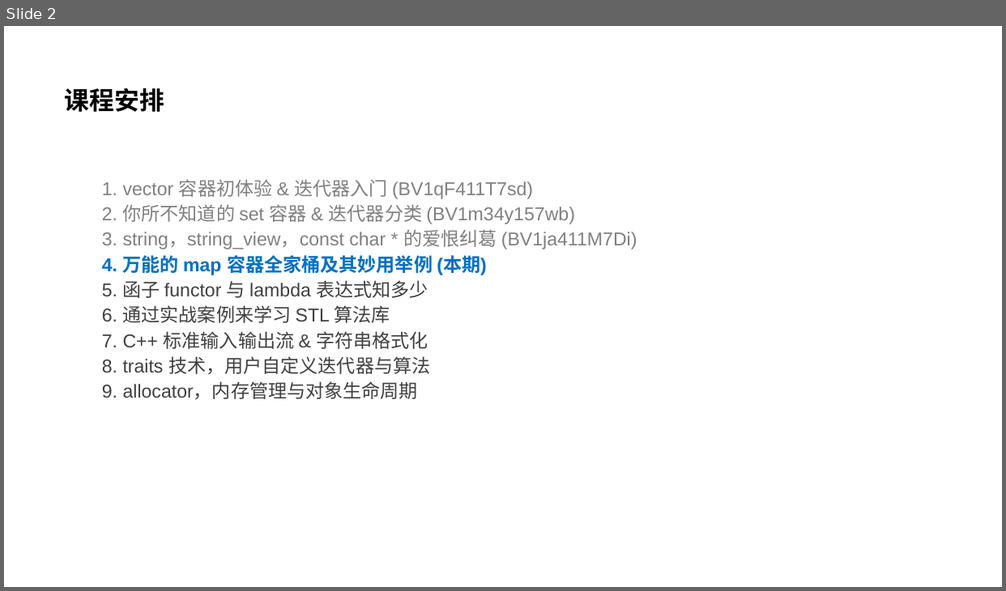
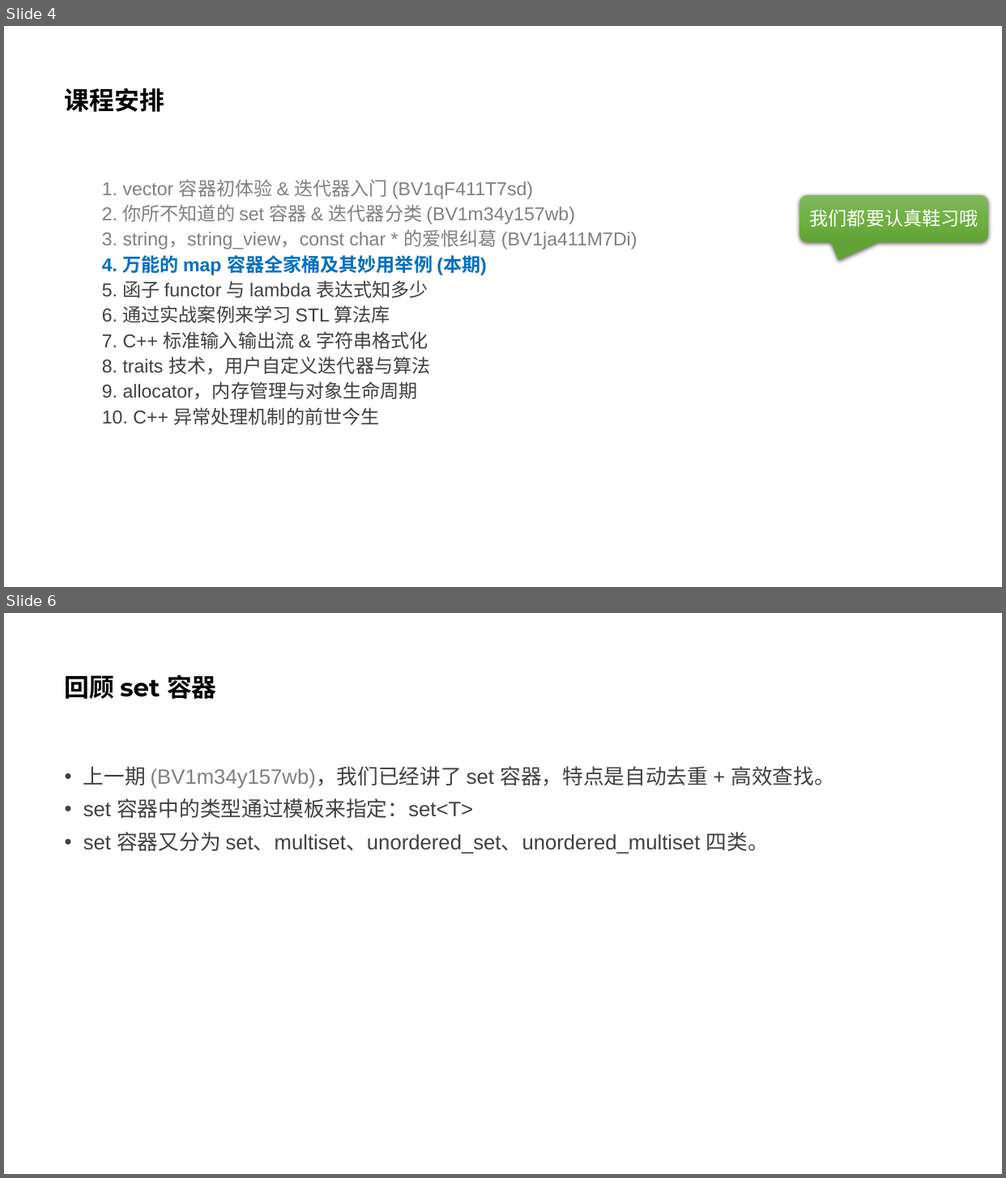
Before and after one commit to parallel101/course, a slide deck: 17/slides.pptx. Shown one above the other, each under a label of ours: slide 2 before the commit, slides 4 and 6 after it; the slides between them are not shown. The pictures are 1006x591 and 1006x1178 pixels, drawn with LibreOffice and Linux fonts; fonts in the diff are those of the drawing; background and template pictures are left out. Boxes give left, top, right and bottom in pixels: in the first picture for what was removed or moved away, otherwise in the second. Text is boxed around its words. In the diff, an @@ line names an element or a change of style, - is before the commit and + after.

```diff
--- a/17/slides.pptx
+++ b/17/slides.pptx
@@ slide 6 added at (4, 613, 1002, 1174), background #FFFFFF @@
@@ title added at (65, 675, 217, 699), 24 pt, text #000000, bold @@
+回顾 set 容器
@@ text added at (83, 766, 834, 854), 20 pt, text #404040 @@
+• 上一期 (BV1m34y157wb)，我们已经讲了 set 容器，特点是自动去重 + 高效查找。
+• set 容器中的类型通过模板来指定：set<T>
+• set 容器又分为 set、multiset、unordered_set、unordered_multiset 四类。
@@ what was slide 2 is now slide 4 @@
@@ slide 4 changed as well @@
@@ rounded speech box added at (799, 195, 988, 242), fill gradient #81B861 to #6FB242 to #62A336, 18 pt, text #FFFFFF @@
+我们都要认真鞋习哦
@@ text at (102, 408, 379, 425): paragraph added @@
+  10. C++ 异常处理机制的前世今生
```
Also in this commit, not shown: 8 other slides changed, 45 other slides added, 1 slide removed, 6 other files.
